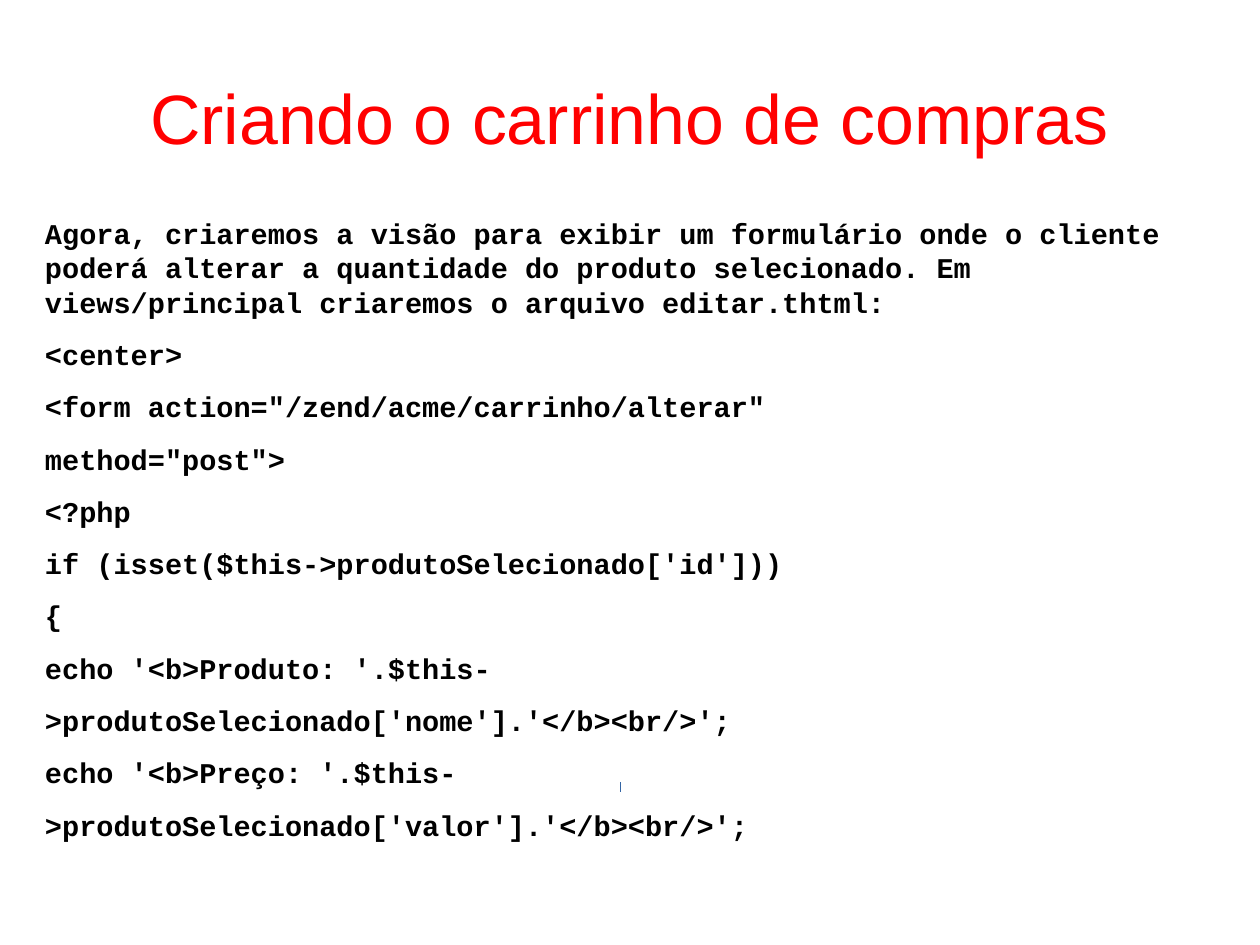
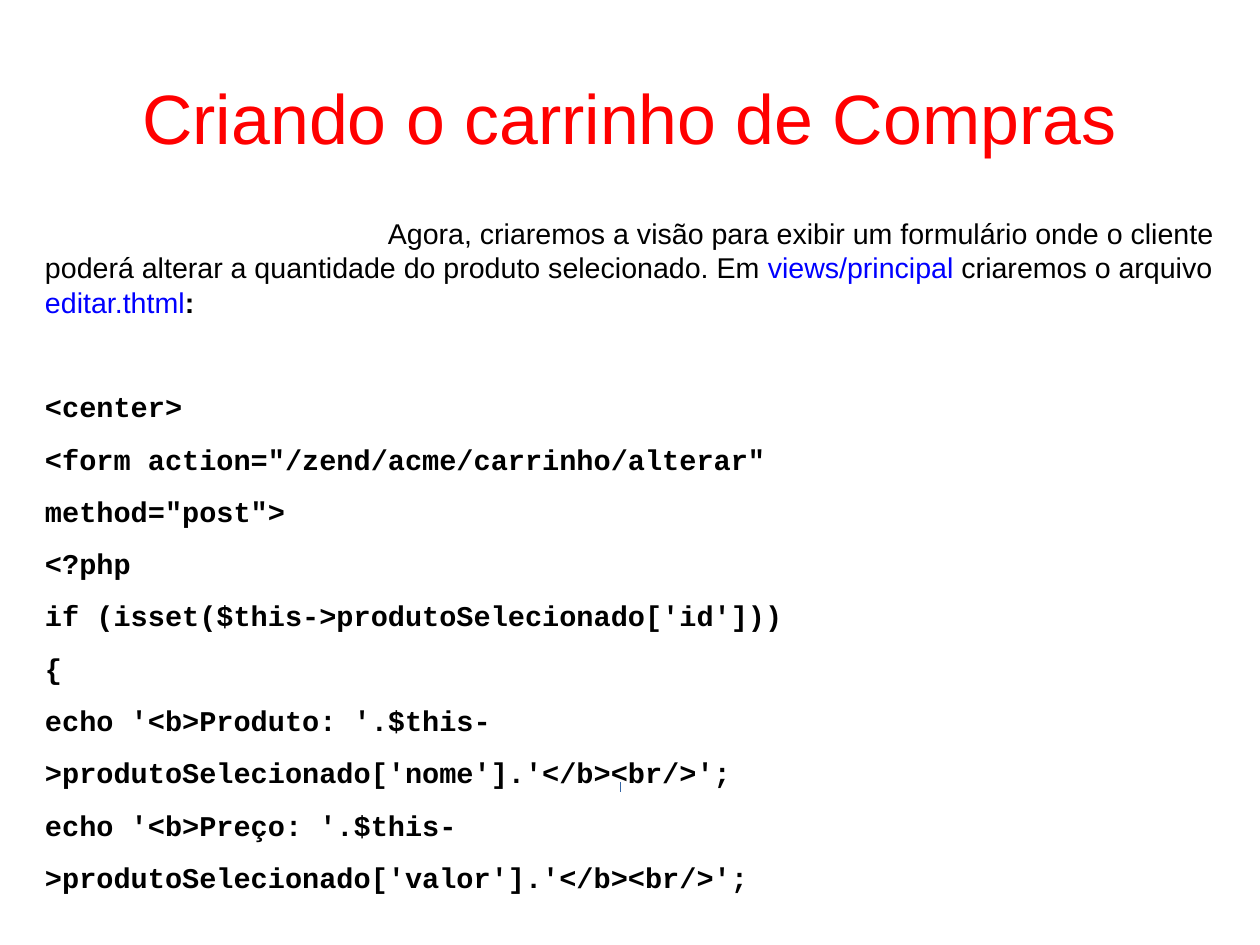
Before and after one commit to fgsl/lojasacme, a slide deck: slide 81 of docs/tutorial.odp (slide 82 before the commit). Drawn at 1260x945 pixels with LibreOffice and Linux fonts; fonts in the diff are those of the drawing. Boxes give left, top, right and bottom in pixels: in the first picture for what was removed or moved away, otherwise in the second. Text is boxed around its words. In the diff, an @@ line names an element or a change of style, - is before the commit and + after.

```diff
--- a/docs/tutorial.odp
+++ b/docs/tutorial.odp
@@ title at (142,93,1116,157): text changed @@
-Criando o carrinho de compras
+Criando o carrinho de Compras
@@ text at (45,223,1214,314): font Courier New to Arial, bold off in "Agora, criaremos a visão para exibir um ..."; text colour #000000 to #0000FF in "views/principal editar.thtml:" @@
```
Also in this commit, not shown: 21 other slides changed, 22 slides added, 1 slide removed, 1 other file.
